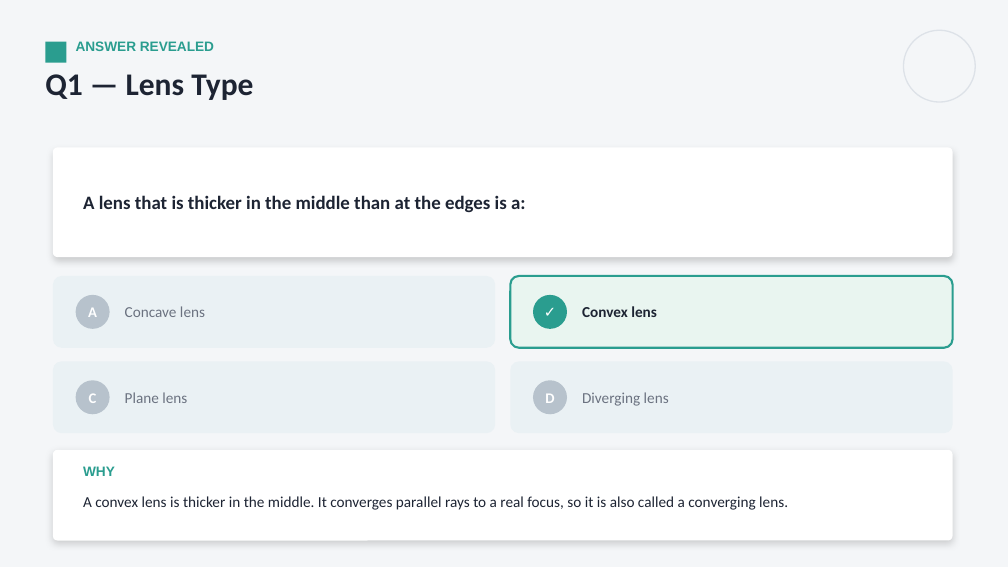
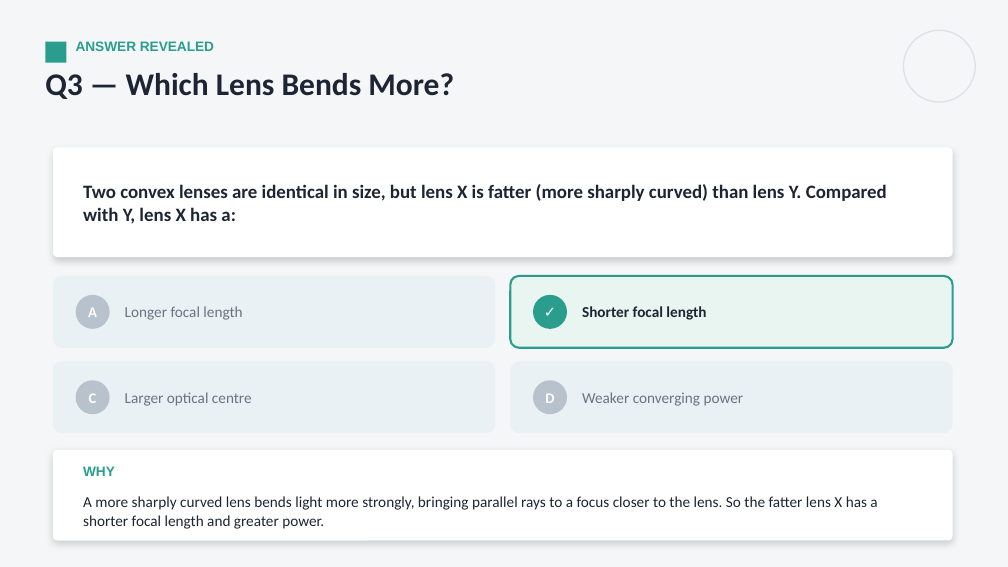
Before and after one commit to parmeshwars2911/MyFirstAR, a slide deck: slide 17 of ppt/Grade10/G10_S43_Refraction_Through_a_Lens_1.pptx (slide 13 before the commit). Drawn at 1008x567 pixels with LibreOffice and Linux fonts; fonts in the diff are those of the drawing. Boxes give left, top, right and bottom in pixels: in the first picture for what was removed or moved away, otherwise in the second. Text is boxed around its words. In the diff, an @@ line names an element or a change of style, - is before the commit and + after.

```diff
--- a/ppt/Grade10/G10_S43_Refraction_Through_a_Lens_1.pptx
+++ b/ppt/Grade10/G10_S43_Refraction_Through_a_Lens_1.pptx
@@ text at (x1=45, y1=73, x2=454, y2=99): text changed @@
-Q1 — Lens Type
+Q3 — Which Lens Bends More?
@@ text at (x1=83, y1=184, x2=887, y2=224): text changed @@
-A lens that is thicker in the middle than at the edges is a:
+Two convex lenses are identical in size, but lens X is fatter (more sharply curved) than lens Y. Compared with Y, lens X has a:
@@ text at (x1=125, y1=306, x2=242, y2=320): text changed @@
-Concave lens
+Longer focal length
@@ text at (x1=582, y1=306, x2=706, y2=320): text changed @@
-Convex lens
+Shorter focal length
@@ text at (x1=125, y1=392, x2=252, y2=406): text changed @@
-Plane lens
+Larger optical centre
@@ text at (x1=582, y1=392, x2=744, y2=406): text changed @@
-Diverging lens
+Weaker converging power
@@ text at (x1=83, y1=496, x2=877, y2=529): text changed @@
-A convex lens is thicker in the middle. It converges parallel rays to a real focus, so it is also called a converging lens.
+A more sharply curved lens bends light more strongly, bringing parallel rays to a focus closer to the lens. So the fatter lens X has a shorter focal length and greater power.
```
Also in this commit, not shown: 12 other slides changed, 14 other files.
